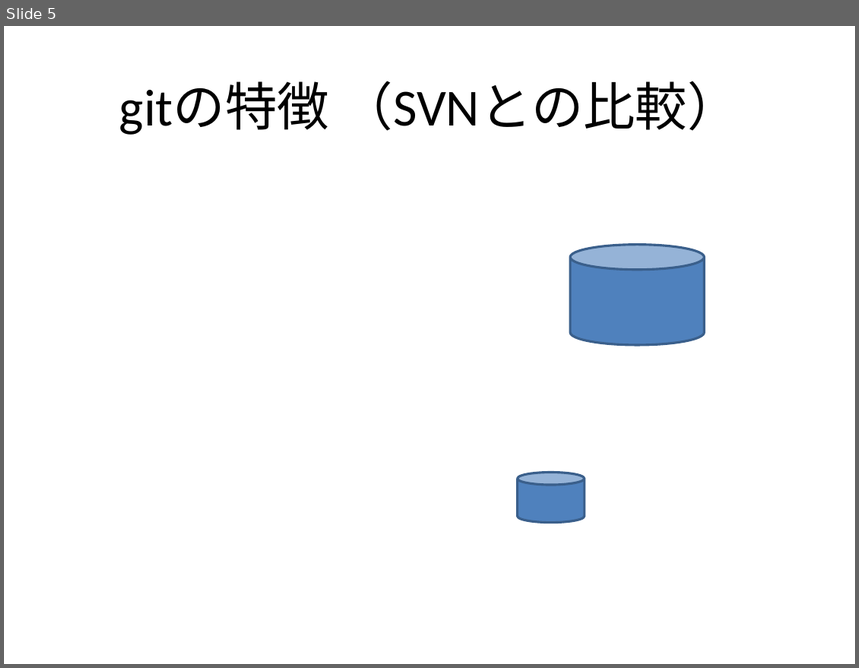
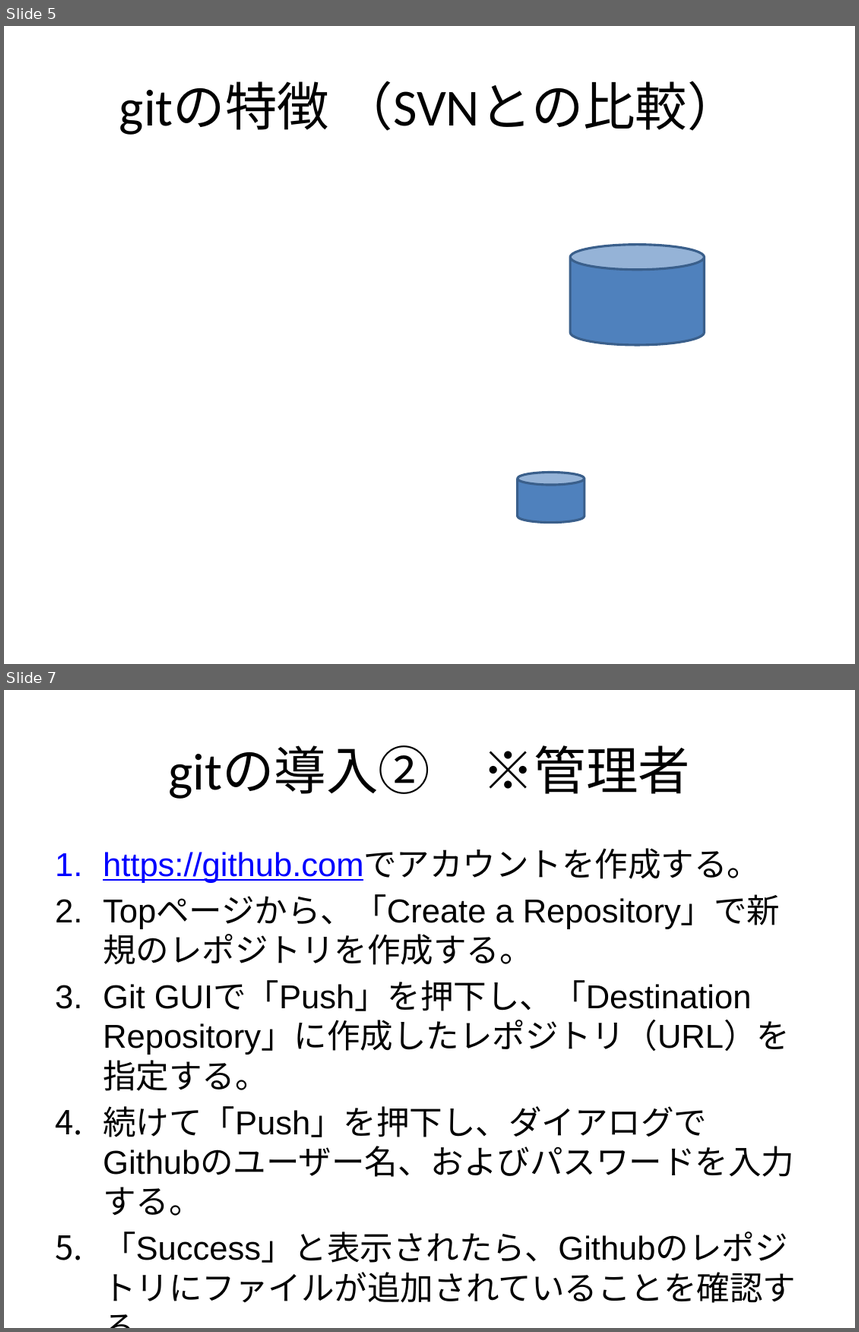
Before and after one commit to RyutaroMayumi/git_research, a slide deck: KK01_git.pptx. Shown one above the other, each under a label of ours: slide 5 before the commit, slides 5 and 7 after it; the slides between them are not shown. The pictures are 859x668 and 859x1332 pixels, drawn with LibreOffice and Linux fonts; fonts in the diff are those of the drawing. Boxes give left, top, right and bottom in pixels: in the first picture for what was removed or moved away, otherwise in the second. Text is boxed around its words. In the diff, an @@ line names an element or a change of style, - is before the commit and + after.

```diff
--- a/KK01_git.pptx
+++ b/KK01_git.pptx
@@ slide 7 added at box(4, 690, 855, 1328), background #FFFFFF @@
@@ title added at box(168, 745, 690, 799), 44 pt, text #000000 @@
+gitの導入② ※管理者
@@ text added at box(103, 850, 794, 1263), 28 pt, text #000000 @@
+1. https://github.comでアカウントを作成する。
+2. Topページから、「Create a Repository」で新規のレポジトリを作成する。
+3. Git GUIで「Push」を押下し、「Destination Repository」に作成したレポジトリ（URL）を指定する。
+4. 続けて「Push」を押下し、ダイアログでGithubのユーザー名、およびパスワードを入力する。
+5. 「Success」と表示されたら、Githubのレポジトリにファイルが追加されていることを確認する。
```
Also in this commit, not shown: 1 slide changed, 1 other slide added.
